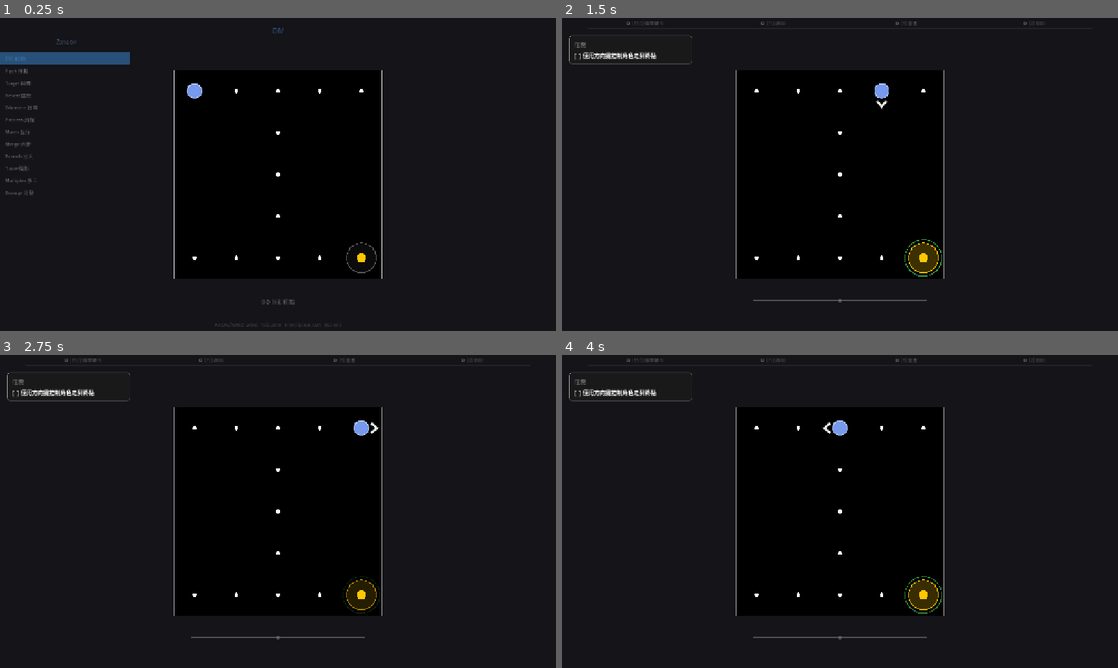
Above: before the commit, frames 1-4 (two rows, left to right).
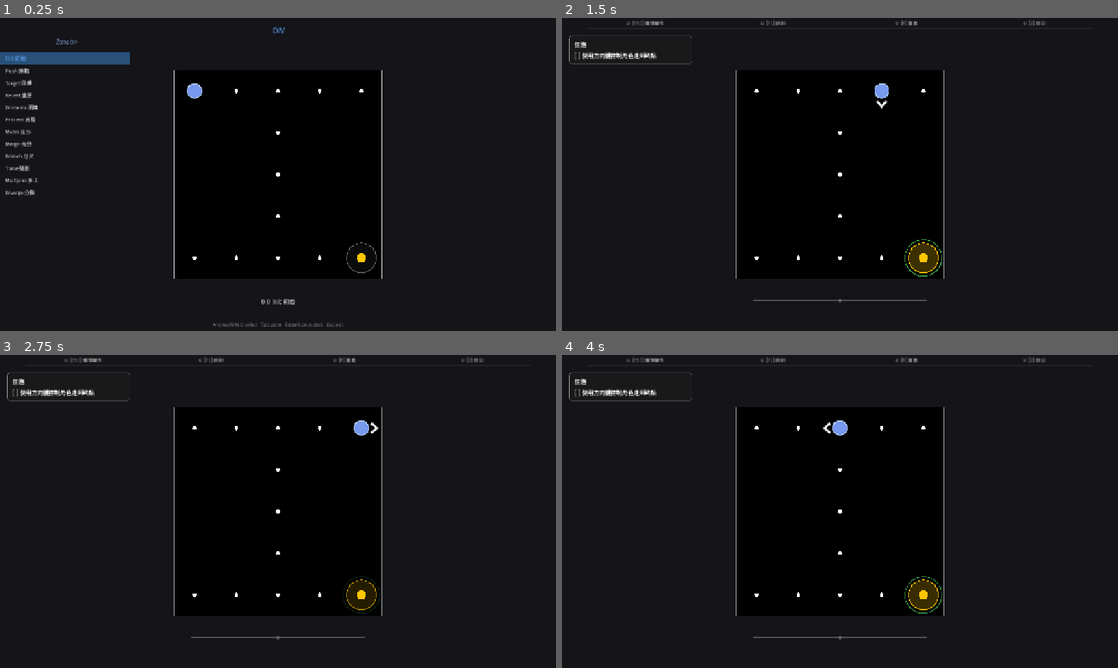
Above: after the commit, the same moments.

Repository: Periodev/DIV
Game: Godot game, scene res://scenes/main.tscn
Same seed, same stepped clock (60 frames per second), same inputs: the game is played once before the commit and once after it.
Inputs:
- Up to frame 1 (0.25 s): no input
- Up to frame 2 (1.5 s): tap Enter at 0.5 s; hold D 0.53-1.28 s; tap R at 0.6 s; tap Space at 0.77 s; hold S from 1.28 s (still down); tap Z at 1.35 s
- Up to frame 3 (2.75 s): tap Space at 1.52, 2 s; release S at 2.03 s; hold D from 2.03 s (still down); tap Enter at 2.1 s
- Up to frame 4 (4 s): tap Enter at 2.75 s; release D at 2.78 s; hold W 2.78-3.53 s; tap Keypad Enter at 2.85 s; tap Space at 3.02, 3.5, 3.77 s; hold A from 3.53 s (still down); tap C at 3.6 s

The runs differ from the first frame. In frame 1, 0.7% of the frame differs, in the area x 1-62%, y 2-99%; in frame 2, 0.3%; in frame 3, 0.3%; in frame 4, 0.3%.

Commit message:
Fix CJK font: use FontVariation embolden to restore original weight
- Use FontVariation.variation_embolden=0.8 to match original built-in font weight
- Fix RichTextLabel override key (normal_font not font)
- Separate Label vs RichTextLabel injection paths

Co-Authored-By: Claude Sonnet 4.6 <noreply@anthropic.com>

Diff:
--- a/godot/scripts/GameData.gd
+++ b/godot/scripts/GameData.gd
@@ -10,15 +10,19 @@
 
 
 func _ready() -> void:
-	var font := load("res://fonts/NotoSansTC_subset.ttf") as Font
-	if font != null:
-		ThemeDB.fallback_font = font
-		# Inject font directly into every Label/RichTextLabel as it enters the
-		# tree. Theme cascade alone is unreliable on web because Godot's
-		# built-in Control font is found before fallback_font or root themes.
+	var cjk := load("res://fonts/NotoSansTC_subset.ttf") as Font
+	if cjk != null:
+		# Embolden slightly to match original built-in font weight.
+		var fv := FontVariation.new()
+		fv.base_font = cjk
+		fv.variation_embolden = 0.8
+		ThemeDB.fallback_font = fv
+		# Inject into Labels so web doesn't skip to built-in Control font first.
 		get_tree().node_added.connect(func(node: Node) -> void:
-			if node is Label or node is RichTextLabel:
-				(node as Control).add_theme_font_override("font", font))
+			if node is Label:
+				(node as Label).add_theme_font_override("font", fv)
+			elif node is RichTextLabel:
+				(node as RichTextLabel).add_theme_font_override("normal_font", fv))
 	load_progress()
 
 
